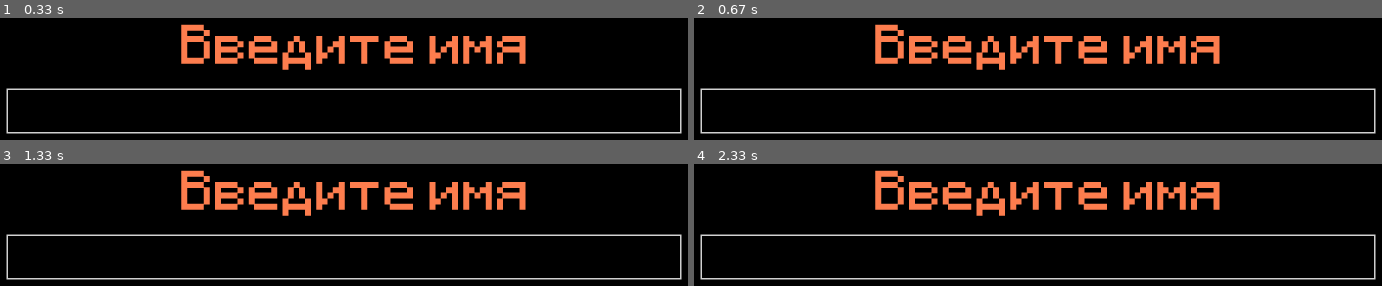
Above: before the commit, frames 1-4 (two rows, left to right).
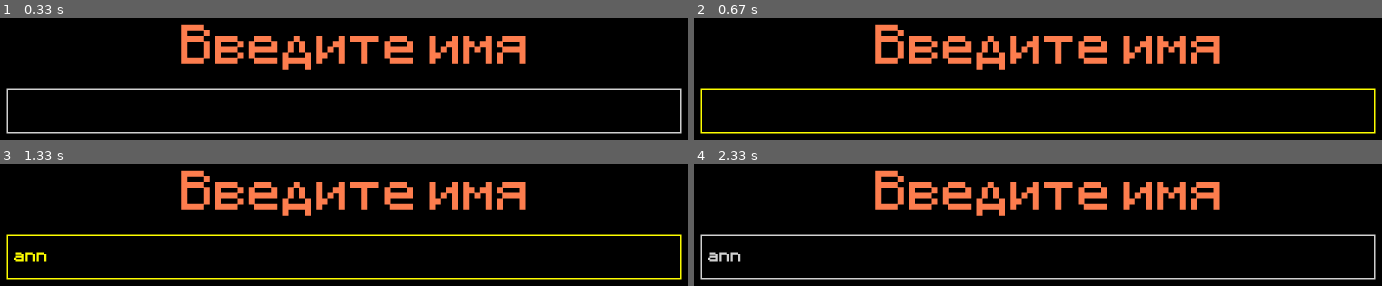
Above: after the commit, the same moments.

Repository: DanyaIzm/pygame_online_chat
Game: pygame game, started from client/main.py
Two runs of this game, one before a commit and one after it. Both use one fixed random seed, a clock stepped at 60 frames per second and the inputs below.
Inputs (mouse positions are in pixels of both pictures, inside the frame that each line leads up to):
- Up to frame 1 (0.33 s): no input
- Up to frame 2 (0.67 s): click (1038, 110) at 0.38 s
- Up to frame 3 (1.33 s): tap Enter at 0.67 s; type "ann" at 1 s
- Up to frame 4 (2.33 s): tap Enter at 1.33 s; click (outside the picture) at 1.6 s; click (714, 239) at 1.93 s; click (outside the picture) at 2.27 s

Frame 1 is identical in both runs. In frame 2, 3.4% of the frame differs, in the area x 0-100%, y 57-96%; in frame 3, 3.7%; in frame 4, 0.3%.

Commit message:
[Feature] Text input event processing + callback

Diff:
--- a/client/gui_elements/text_input.py
+++ b/client/gui_elements/text_input.py
@@ -5,16 +5,52 @@
 
 
 class TextInput(BaseGUIElement):
-    def __init__(self, gui_manager: GUIManager, id: str, rect, color_active, color_passive, font_size):
+    def __init__(self, gui_manager: GUIManager, id: str, rect, color_active, color_passive, font_size, limit=30, callback=lambda: 0):
         super().__init__(gui_manager, id, rect)
         self.colors = (color_active, color_passive)
         self.color = self.colors[0]
         self.text = ''
         self.active = False
+        self.error = False
+        self.rect = rect
         self.font = pygame.font.Font(self.gui_manager.font_path, font_size)
+        self.limit = limit
+        self.callback = callback
+
+    def _action(self) -> bool:
+        if self.text:
+            self.callback()
+            return True
+        else:
+            return False
 
     def process_event(self, event):
-        pass
+        if event.type == pygame.MOUSEBUTTONDOWN:
+            # process click event
+            if self.rect.collidepoint(event.pos):
+                self.active = True
+            else:
+                self.active = False
+
+        if not self.active:
+            # if current text input is not active, we don't need to process events with it
+            return
+
+        if event.type == pygame.KEYDOWN:
+            # process typing event
+            self.error = False
+
+            if event.key == pygame.K_RETURN:
+                is_action_triggered = self._action()
+                self.error = not is_action_triggered
+
+            if event.key == pygame.K_BACKSPACE:
+                self.text = self.text[:-1]
+            else:
+                if len(self.text) < self.limit:
+                    self.text += event.unicode.strip()
+                else:
+                    self.error = True
 
     def update(self):
         if self.active:
@@ -22,8 +58,11 @@
         else:
             self.color = self.colors[1]
 
+        if self.error:
+            self.color = pygame.Color('red')
+
         rendered_text = self.font.render(self.text, False, self.color)
 
         pygame.draw.rect(self.gui_manager.screen, self.color, self.rect, 2)
 
-        self.gui_manager.screen.blit(rendered_text, (self.rect.x + 10, self.rect.y + 10))
+        self.gui_manager.screen.blit(rendered_text, (self.rect.x + 10, self.rect.y + rendered_text.get_height() // 2))
